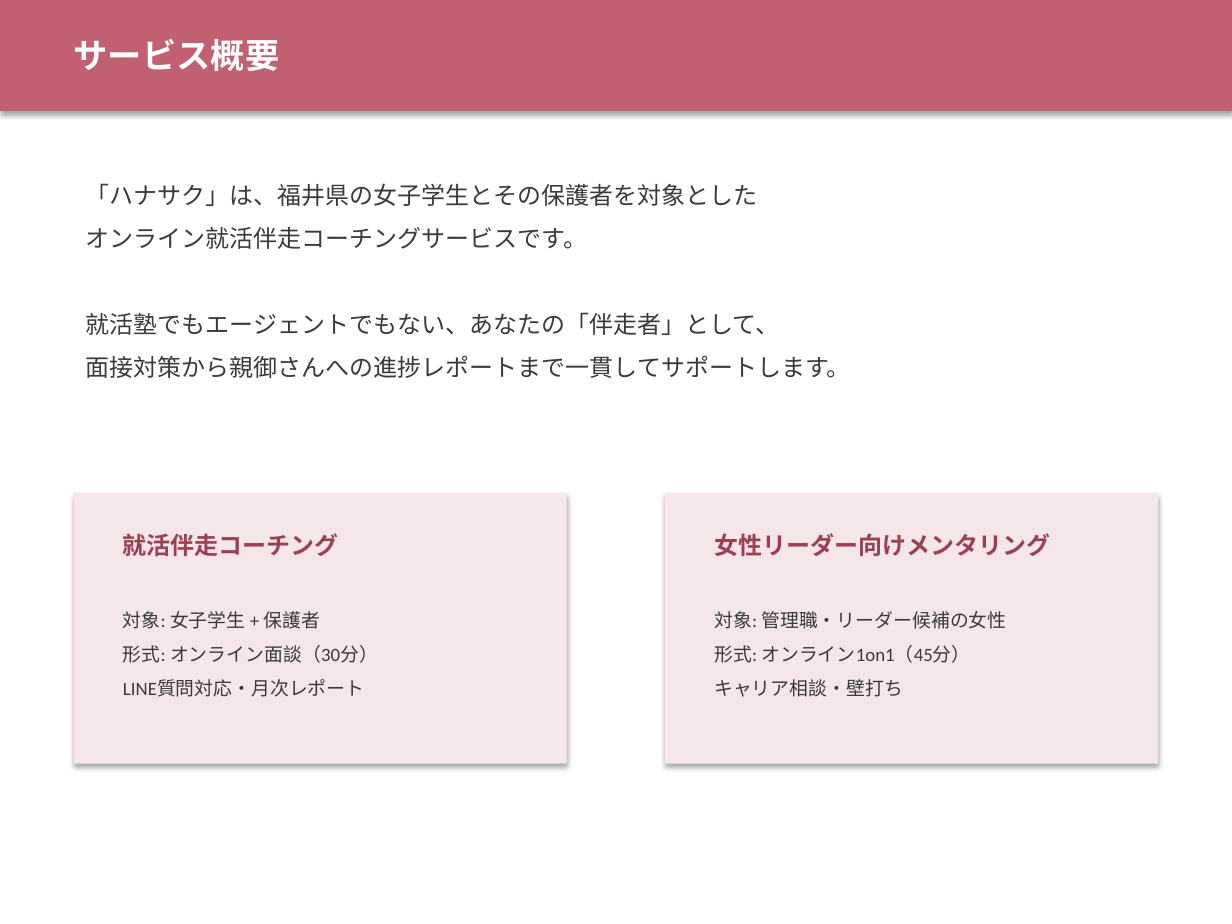
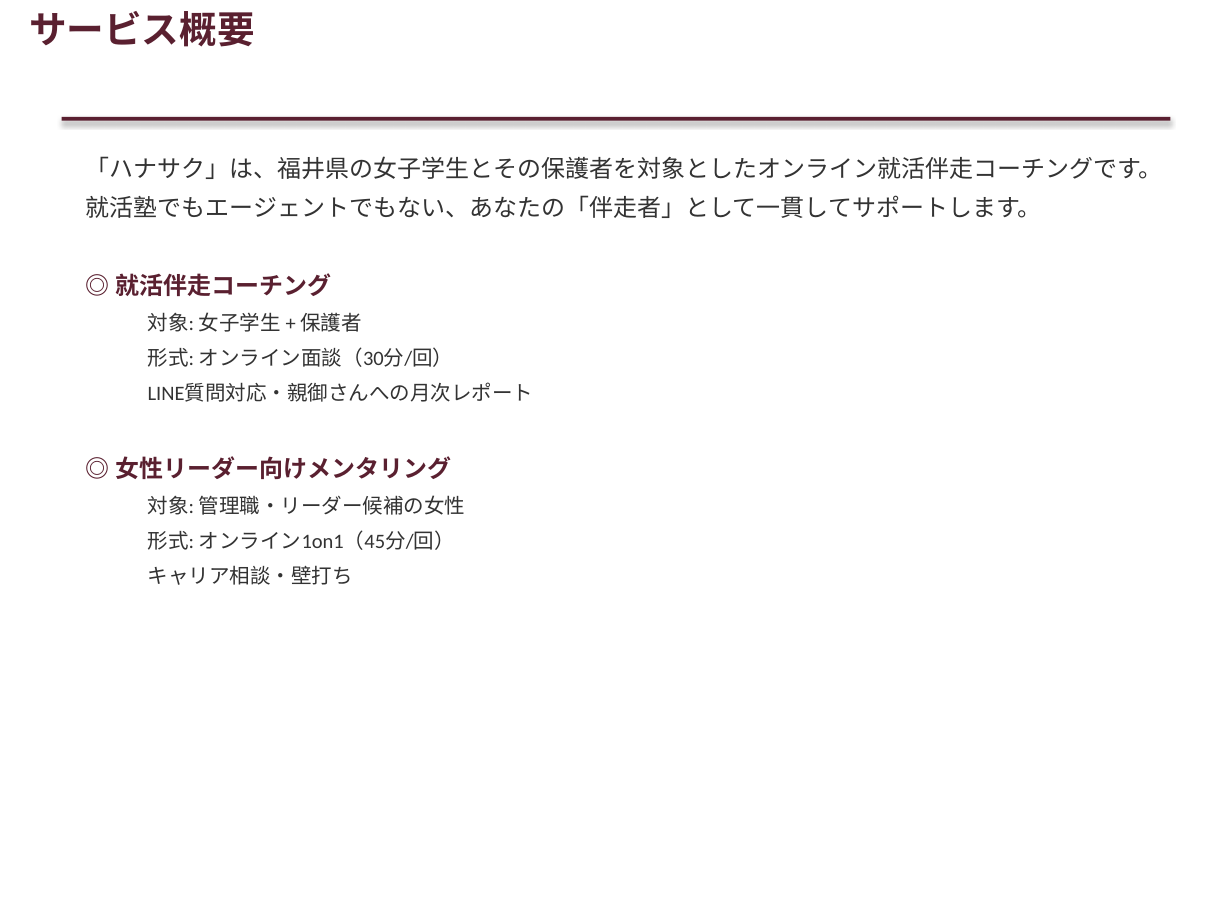
Before and after one commit to mai-san447/hanasaku-career, a slide deck: slide 2 of docs/hanasaku_service_overview.pptx. Drawn at 1232x924 pixels with LibreOffice and Linux fonts; fonts in the diff are those of the drawing. Boxes give left, top, right and bottom in pixels: in the first picture for what was removed or moved away, otherwise in the second. Text is boxed around its words. In the diff, an @@ line names an element or a change of style, - is before the commit and + after.

```diff
--- a/docs/hanasaku_service_overview.pptx
+++ b/docs/hanasaku_service_overview.pptx
@@ text "サービス概要": place and size @@
-text "サービス概要" at bbox=[74, 39, 280, 71]
+text "サービス概要" at bbox=[29, 11, 255, 47]
@@ text "サービス概要" at bbox=[29, 11, 255, 47]: size 20 to 22 pt, text colour #FFFFFF to #5A2030; line spacing 30pt to 1 @@
@@ rectangle: place and size @@
-rectangle at bbox=[0, 0, 1232, 111]
+rectangle at bbox=[62, 117, 1170, 121]
@@ rectangle at bbox=[62, 117, 1170, 121]: fill #C06070 to #5A2030 @@
@@ text at bbox=[86, 156, 1163, 585]: text changed; text colour #3A3A3A to #333333 @@
-「ハナサク」は、福井県の女子学生とその保護者を対象とした
-オンライン就活伴走コーチングサービスです。
-就活塾でもエージェントでもない、あなたの「伴走者」として、
-面接対策から親御さんへの進捗レポートまで一貫してサポートします。
+「ハナサク」は、福井県の女子学生とその保護者を対象としたオンライン就活伴走コーチングです。
+就活塾でもエージェントでもない、あなたの「伴走者」として一貫してサポートします。
+◎ 就活伴走コーチング
+  対象: 女子学生 + 保護者
+  形式: オンライン面談（30分/回）
+  LINE質問対応・親御さんへの月次レポート
+◎ 女性リーダー向けメンタリング
+  対象: 管理職・リーダー候補の女性
+  形式: オンライン1on1（45分/回）
+  キャリア相談・壁打ち
@@ rectangle removed at bbox=[74, 493, 567, 764] @@
@@ rectangle removed at bbox=[665, 493, 1158, 764] @@
@@ text removed at bbox=[123, 533, 339, 556] @@
-就活伴走コーチング
@@ text removed at bbox=[714, 533, 1050, 556] @@
-女性リーダー向けメンタリング
@@ text removed at bbox=[123, 611, 378, 697] @@
-対象: 女子学生 + 保護者
-形式: オンライン面談（30分）
-LINE質問対応・月次レポート
@@ text removed at bbox=[714, 611, 1006, 697] @@
-対象: 管理職・リーダー候補の女性
-形式: オンライン1on1（45分）
-キャリア相談・壁打ち
```
Also in this commit, not shown: 9 other slides changed, 1 other file.
